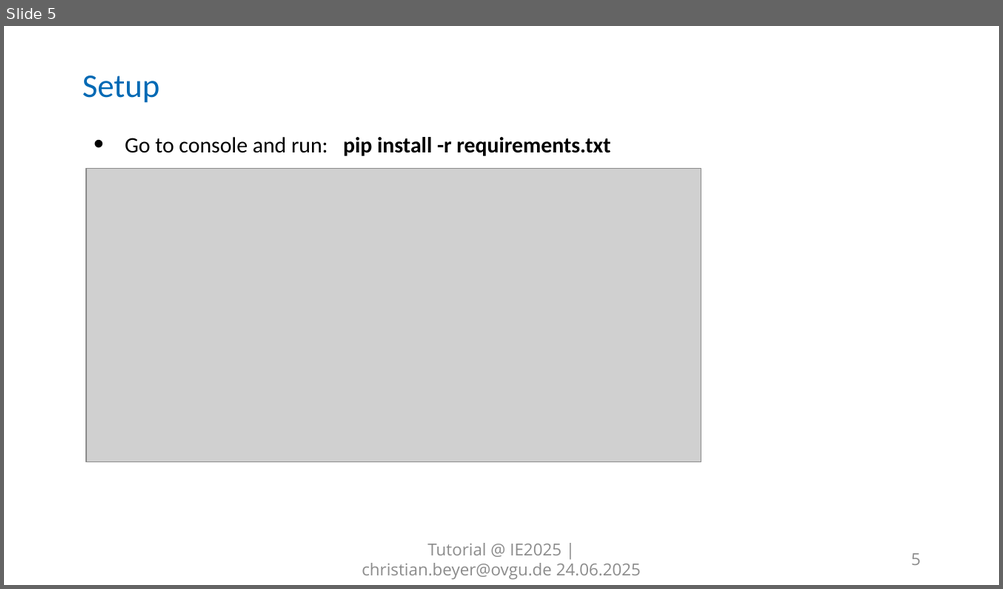
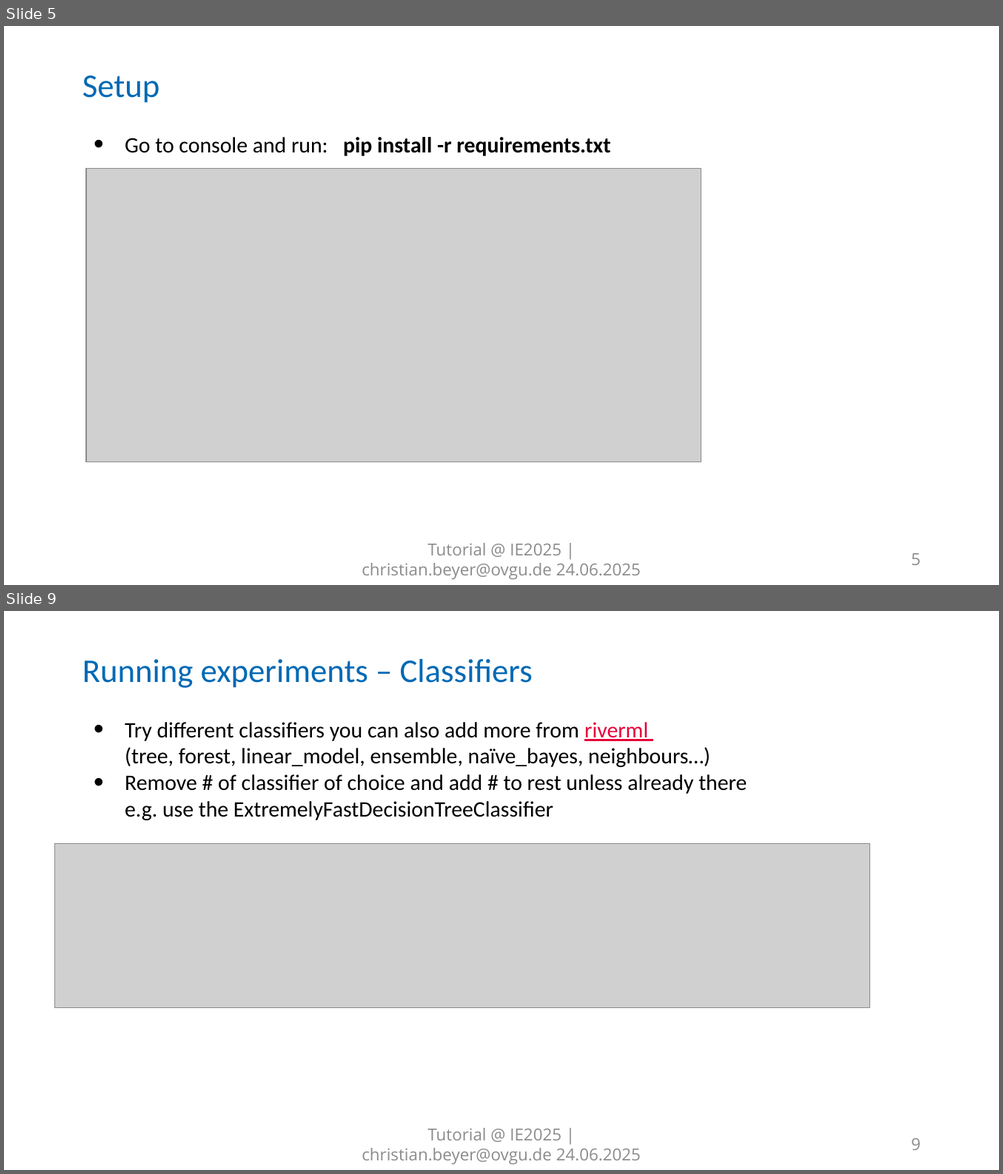
Before and after one commit to cbeyer-code/AFA_Workshop_IE2025, a slide deck: Framework 101.pptx. Shown one above the other, each under a label of ours: slide 5 before the commit, slides 5 and 9 after it; the slides between them are not shown. The pictures are 1003x589 and 1003x1174 pixels, drawn with LibreOffice and Linux fonts; fonts in the diff are those of the drawing; grey boxes stand for pictures; background and template pictures are left out. Boxes give left, top, right and bottom in pixels: in the first picture for what was removed or moved away, otherwise in the second. Text is boxed around its words. In the diff, an @@ line names an element or a change of style, - is before the commit and + after.

```diff
--- a/Framework 101.pptx
+++ b/Framework 101.pptx
@@ slide 9 added at <box>4,611,999,1170</box>, background #FFFFFF; not listed: 8 template elements that a slide beside it also shows @@
@@ title added at <box>82,659,532,688</box>, 24 pt, text #0069B4 @@
+Running experiments – Classifiers
@@ text added at <box>125,722,746,820</box>, 16 pt, text #000000 @@
+• Try different classifiers you can also add more from riverml
+  (tree, forest, linear_model, ensemble, naïve_bayes, neighbours…)
+• Remove # of classifier of choice and add # to rest unless already there
+  e.g. use the ExtremelyFastDecisionTreeClassifier
@@ picture added at <box>55,843,869,1008</box> @@
@@ text added at <box>361,1128,640,1165</box>, 12 pt, text #8C8C8C @@
+Tutorial @ IE2025 | christian.beyer@ovgu.de 24.06.2025
@@ page number added at <box>910,1139,920,1150</box>, 12 pt, text #8C8C8C @@
+9
```
Also in this commit, not shown: 1 slide changed, 12 other slides added.
